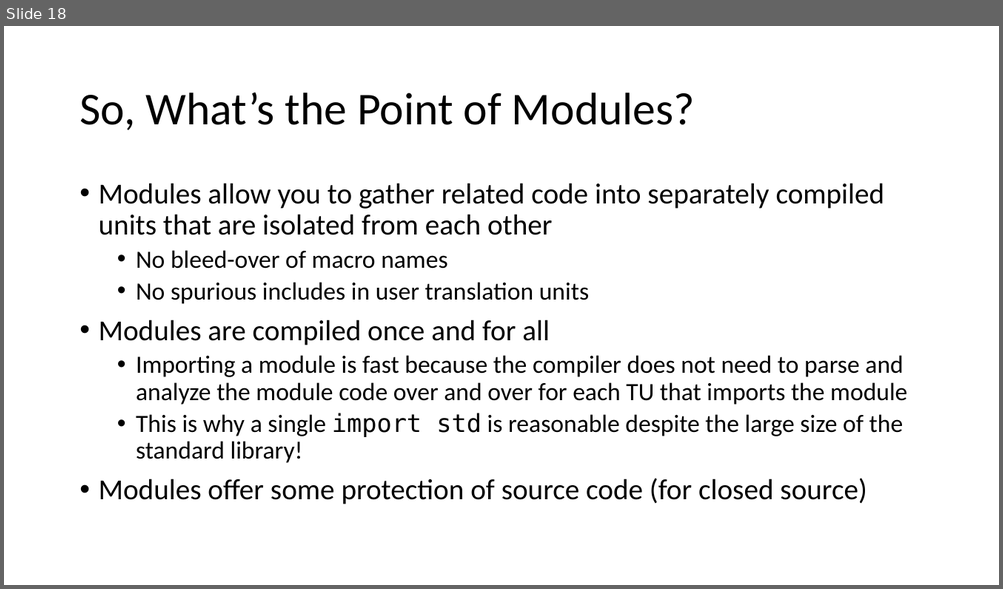
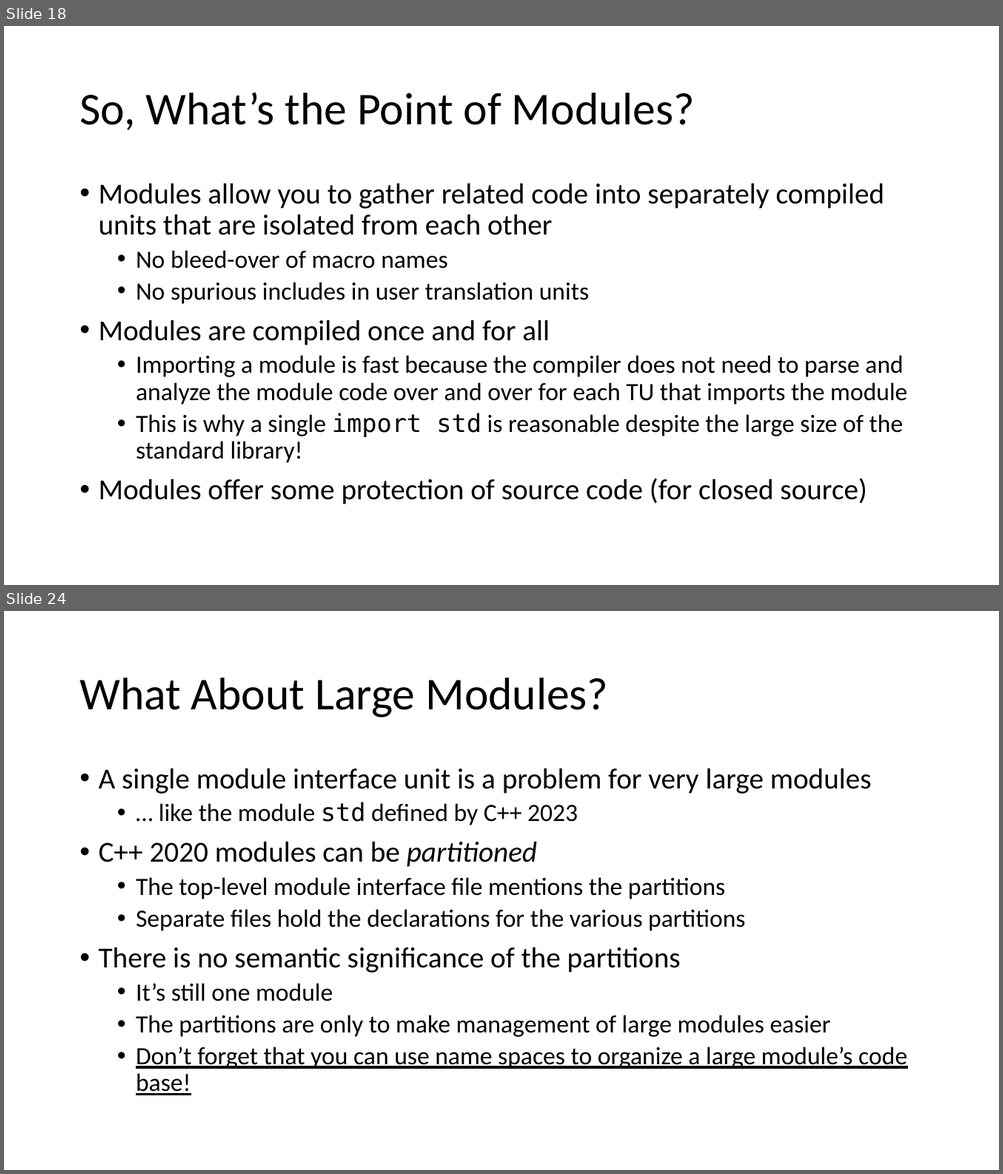
Before and after one commit to pchapin/cpp, a slide deck: Presentations/Modules.pptx. Shown one above the other, each under a label of ours: slide 18 before the commit, slides 18 and 24 after it; the slides between them are not shown. The pictures are 1003x589 and 1003x1174 pixels, drawn with LibreOffice and Linux fonts; fonts in the diff are those of the drawing. Boxes give left, top, right and bottom in pixels: in the first picture for what was removed or moved away, otherwise in the second. Text is boxed around its words. In the diff, an @@ line names an element or a change of style, - is before the commit and + after.

Commit message:
More updates to the presentation on modules.

```diff
--- a/Presentations/Modules.pptx
+++ b/Presentations/Modules.pptx
@@ slide 24 added at [4,611,999,1170], background #FFFFFF @@
@@ title added at [79,678,608,718], 44 pt, text #000000 @@
+What About Large Modules?
@@ text added at [99,768,907,1096], 24 pt, text #000000 @@
+• A single module interface unit is a problem for very large modules
+  • … like the module std defined by C++ 2023
+• C++ 2020 modules can be partitioned
+  • The top-level module interface file mentions the partitions
+  • Separate files hold the declarations for the various partitions
+• There is no semantic significance of the partitions
+  • It’s still one module
+  • The partitions are only to make management of large modules easier
+  • Don’t forget that you can use name spaces to organize a large module’s code base!
```
Also in this commit, not shown: 10 slides changed, 10 other slides added.
